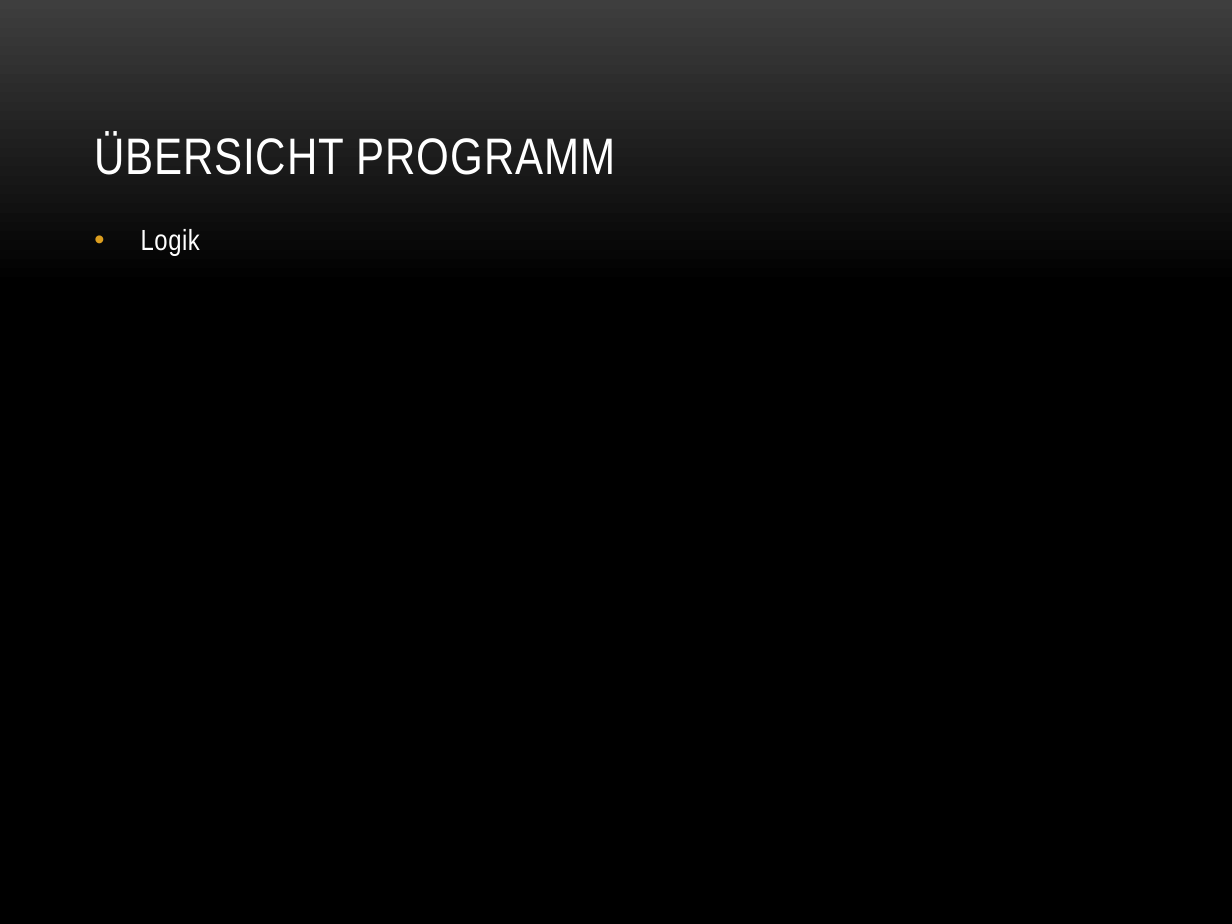
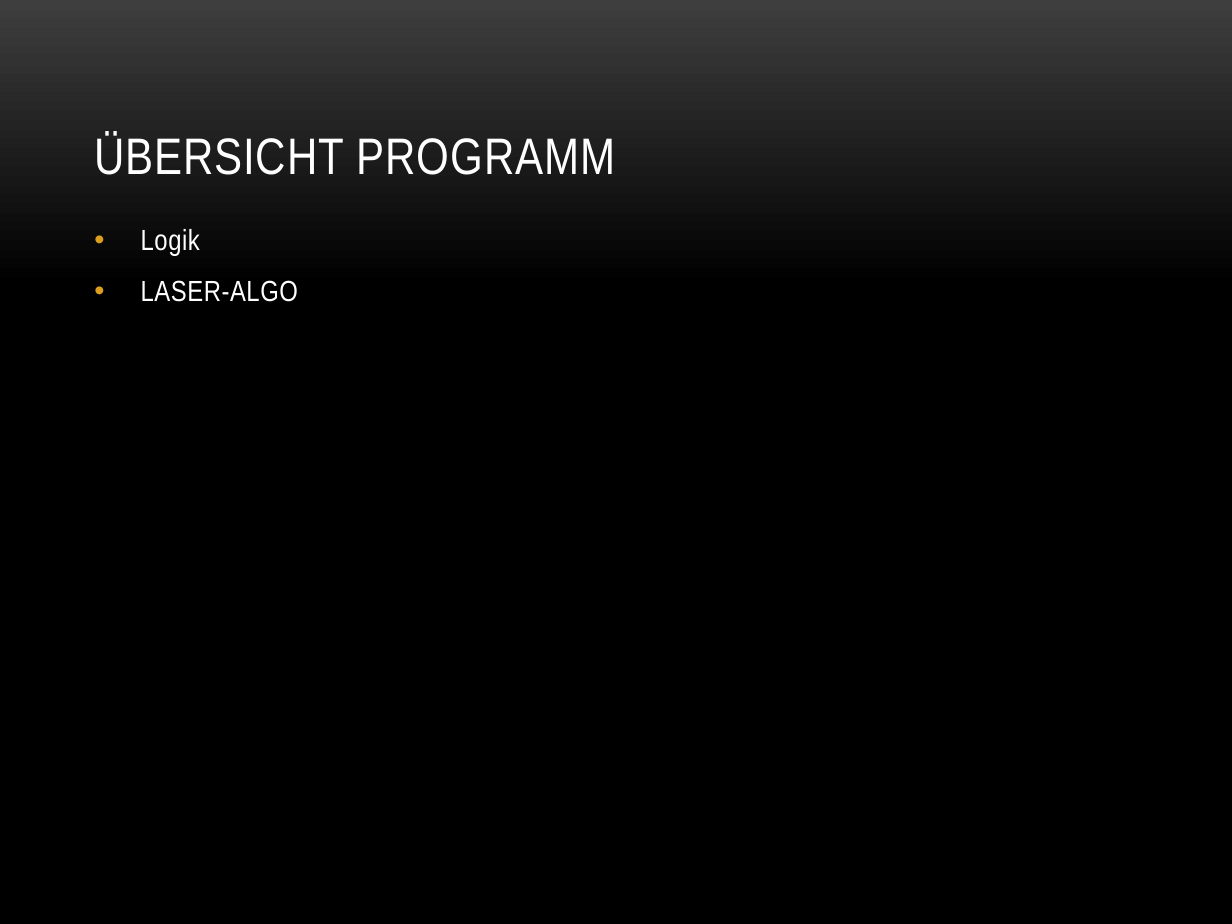
Before and after one commit to stocyr/LaserChess, a slide deck: slide 7 of docs/LaserChess.pptx. Drawn at 1232x924 pixels with LibreOffice and Linux fonts; fonts in the diff are those of the drawing; background and template pictures are left out. Boxes give left, top, right and bottom in pixels: in the first picture for what was removed or moved away, otherwise in the second. Text is boxed around its words. In the diff, an @@ line names an element or a change of style, - is before the commit and + after.

```diff
--- a/docs/LaserChess.pptx
+++ b/docs/LaserChess.pptx
@@ text at [141, 280, 298, 302]: paragraph added @@
+• LASER-ALGO
```
Also in this commit, not shown: 2 other slides changed, 1 other file.
